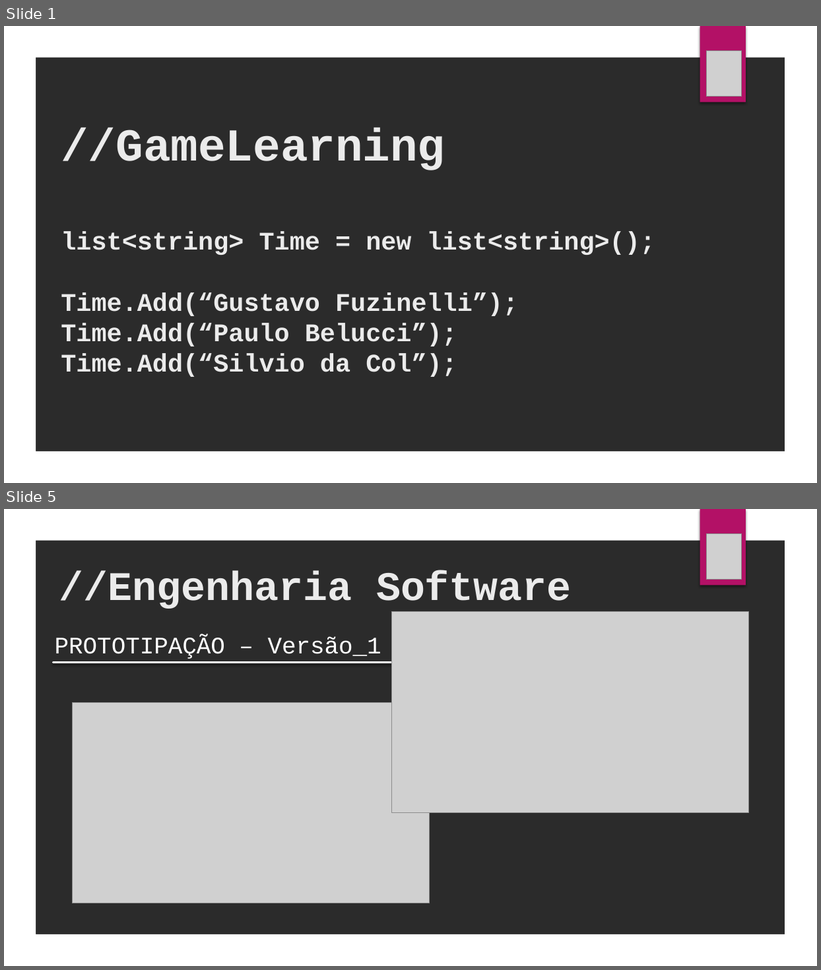
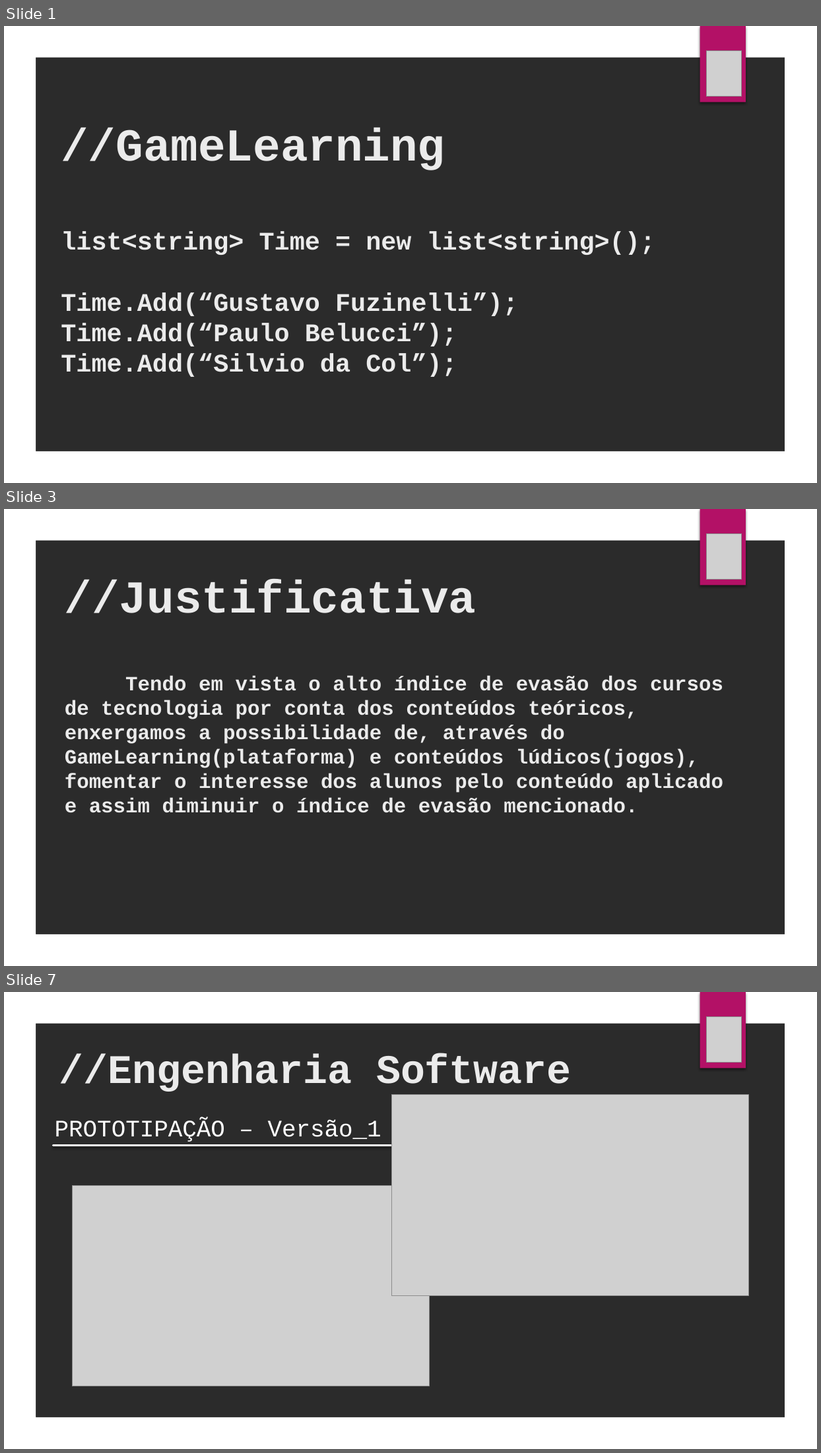
Before and after one commit to SilvioDaCol/ArqFriendly, a slide deck: APRESENTAÇÃO/APRESENTAÇÃO GAMEFRIENDLY.pptx. Shown one above the other, each under a label of ours: slides 1 and 5 before the commit, slides 1, 3 and 7 after it; the slides between them are not shown. The pictures are 821x970 and 821x1453 pixels, drawn with LibreOffice and Linux fonts; fonts in the diff are those of the drawing; grey boxes stand for pictures; background and template pictures are left out; a plain dark background stands for a picture behind light text. Boxes give left, top, right and bottom in pixels: in the first picture for what was removed or moved away, otherwise in the second. Text is boxed around its words. In the diff, an @@ line names an element or a change of style, - is before the commit and + after.

```diff
--- a/APRESENTAÇÃO/APRESENTAÇÃO GAMEFRIENDLY.pptx
+++ b/APRESENTAÇÃO/APRESENTAÇÃO GAMEFRIENDLY.pptx
@@ slide 3 added at (x1=4, y1=509, x2=817, y2=966), background picture (left out); not listed: 2 template elements that a slide beside it also shows @@
@@ picture added at (x1=707, y1=533, x2=741, y2=580) @@
@@ title added at (x1=65, y1=579, x2=723, y2=813), 24 pt, text #EBEBEB, bold @@
+//Justificativa
+Tendo em vista o alto índice de evasão dos cursos de tecnologia por conta dos conteúdos teóricos, enxergamos a possibilidade de, através do GameLearning(plataforma) e conteúdos lúdicos(jogos), fomentar o interesse dos alunos pelo conteúdo aplicado e assim diminuir o índice de evasão mencionado.
@@ what was slide 5 is now slide 7 @@
```
Also in this commit, not shown: 3 slides changed, 8 other slides added, 1 slide removed, 5 other files.
